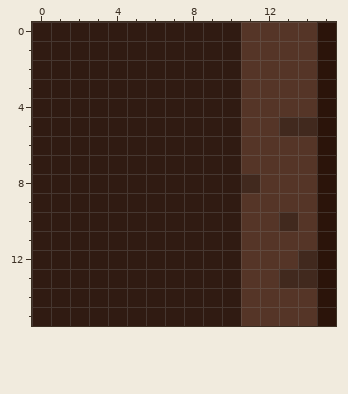
Edited in one commit: pixel-art file (Assets/Sprites/Tile/Wall-West.ase). Above is the file before it was changed.
16x16 pixels, 1 frame. Colours within 5 levels of each other are drawn and written as one.
Now the later version:
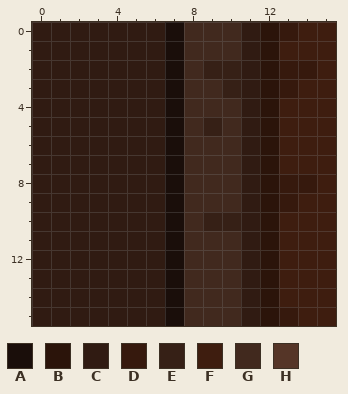
Palette (. is transparent): A #1a0e0a  B #2b140a  C #301b12  D #36190d  E #362016  F #3e1d0f  G #41291e  H #553527
The edit:
layer "Layer 6" added
--- layers "Layer 6", "Layer 5", "Layer 4"
@@ x 5..15 @@
- 0 CCCCCCHHHHB
- 1 CCCCCCHHHHB
- 2 CCCCCCHHHHB
- 3 CCCCCCHHHHB
- 4 CCCCCCHHHHB
- 5 CCCCCCHHGGB
- 6 CCCCCCHHHHB
- 7 CCCCCCHHHHB
- 8 CCCCCCGHHHB
- 9 CCCCCCHHHHB
-10 CCCCCCHHGHB
-11 CCCCCCHHHHB
-12 CCCCCCHHHGB
-13 CCCCCCHHGGB
-14 CCCCCCHHHHB
-15 CCCCCCHHHHB
+ 0 CCAGGGCBDFF
+ 1 CCAGGGCBFFF
+ 2 CCAGEECBDDF
+ 3 CCAGGECBDFF
+ 4 CCAGGGCBFFF
+ 5 CCAGEGCBFFF
+ 6 CCAGGGCBFFF
+ 7 CCAGGGCBFFF
+ 8 CCAGGGCBDDF
+ 9 CCAGGGCBDFF
+10 CCAGEECBFFF
+11 CCAGGGCBFFF
+12 CCAGGGCBFFF
+13 CCAGGGCBFFF
+14 CCAGGGCBFFF
+15 CCAGGGCBDFF
Pixel boxes of the changes (left, top, right, bottom) in both pictures:
changed: (165, 22, 336, 326)
